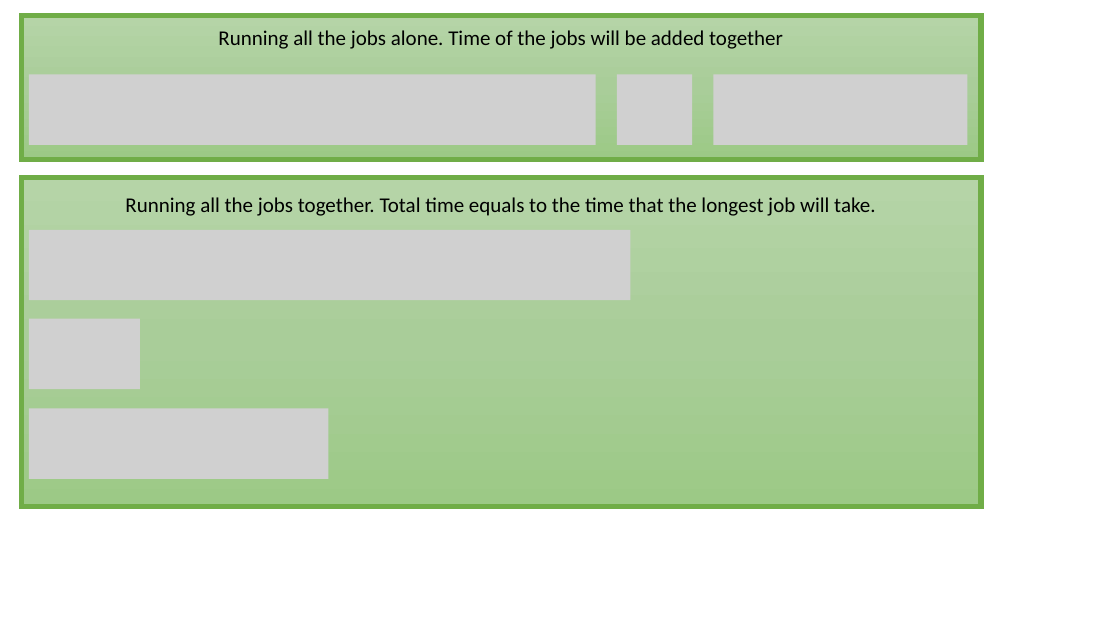
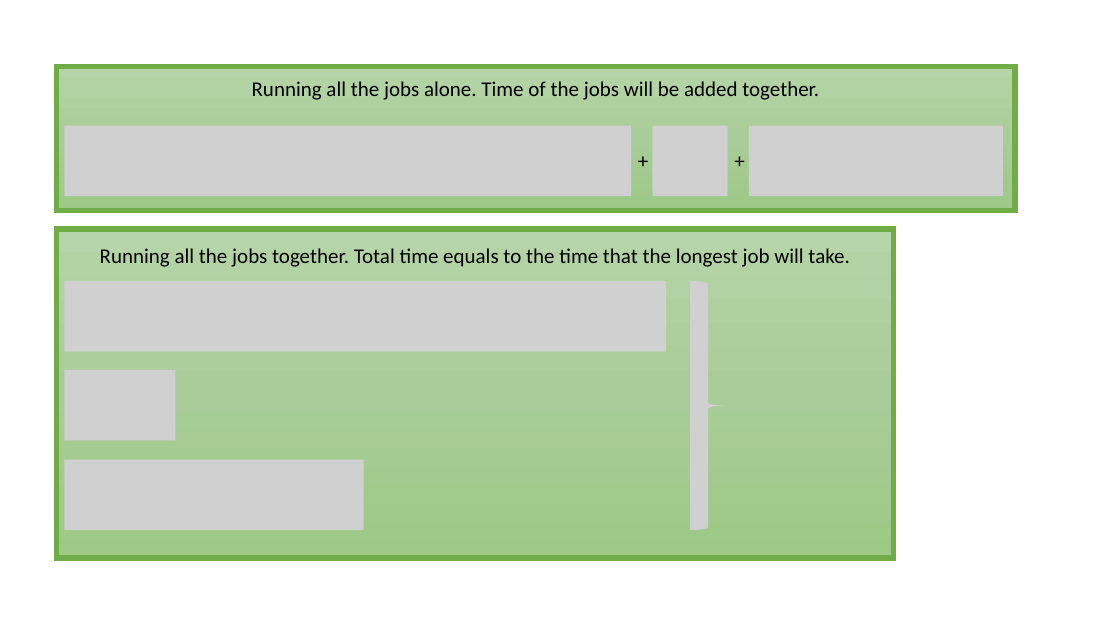
Before and after one commit to Tabrizian/msc-thesis, a slide deck: slide 8 of figs/figures.pptx (slide 6 before the commit). Drawn at 1120x630 pixels with LibreOffice and Linux fonts; fonts in the diff are those of the drawing; grey boxes stand for pictures. Boxes give left, top, right and bottom in pixels: in the first picture for what was removed or moved away, otherwise in the second. Text is boxed around its words. In the diff, an @@ line names an element or a change of style, - is before the commit and + after.

```diff
--- a/figs/figures.pptx
+++ b/figs/figures.pptx
@@ picture removed at <box>29,75,596,145</box> @@
@@ rectangle "Running all the jobs alone. ...": place and size @@
-rectangle "Running all the jobs alone. ..." at <box>21,15,981,159</box>
+rectangle "Running all the jobs alone. ..." at <box>57,66,1016,210</box>
@@ text in rectangle at <box>252,81,819,100</box>: text changed @@
-Running all the jobs alone. Time of the jobs will be added together
+Running all the jobs alone. Time of the jobs will be added together.
@@ picture removed at <box>617,75,692,145</box> @@
@@ picture removed at <box>713,75,967,145</box> @@
@@ picture added at <box>65,126,632,197</box> @@
@@ text added at <box>630,144,658,177</box>, 18 pt, text #000000 @@
++
@@ picture added at <box>653,126,728,197</box> @@
@@ text added at <box>727,144,755,177</box>, 18 pt, text #000000 @@
++
@@ picture added at <box>749,126,1003,197</box> @@
@@ picture removed at <box>29,230,630,301</box> @@
@@ rectangle "Running all the jobs together. ...": place and size @@
-rectangle "Running all the jobs together. ..." at <box>21,177,981,507</box>
+rectangle "Running all the jobs together. ..." at <box>57,229,895,559</box>
@@ picture added at <box>65,281,666,352</box> @@
@@ picture added at <box>691,281,727,531</box> @@
@@ picture removed at <box>29,318,139,389</box> @@
@@ picture added at <box>65,370,176,440</box> @@
@@ picture removed at <box>29,408,328,479</box> @@
@@ picture added at <box>65,460,364,530</box> @@
```
Also in this commit, not shown: 2 slides added, 22 other files.
